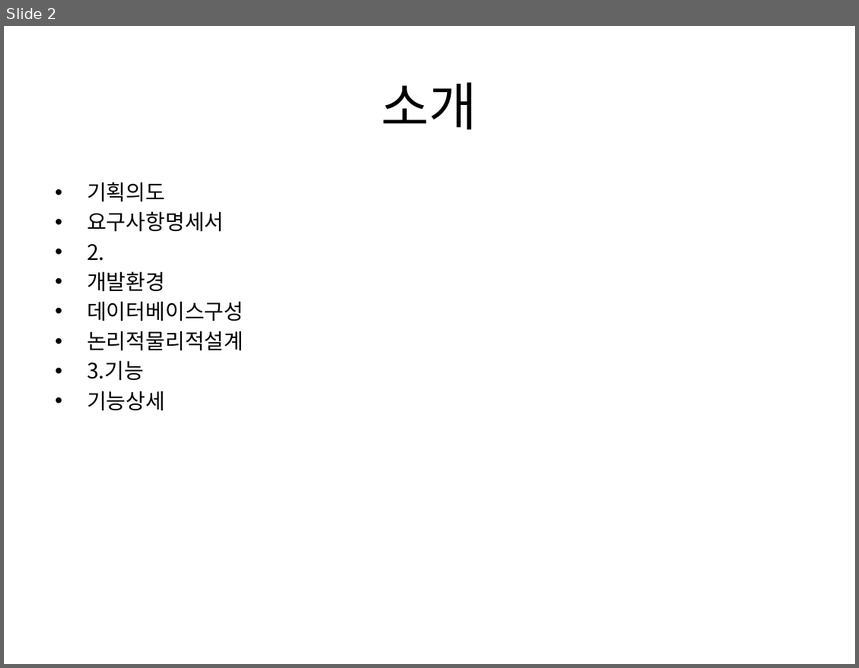
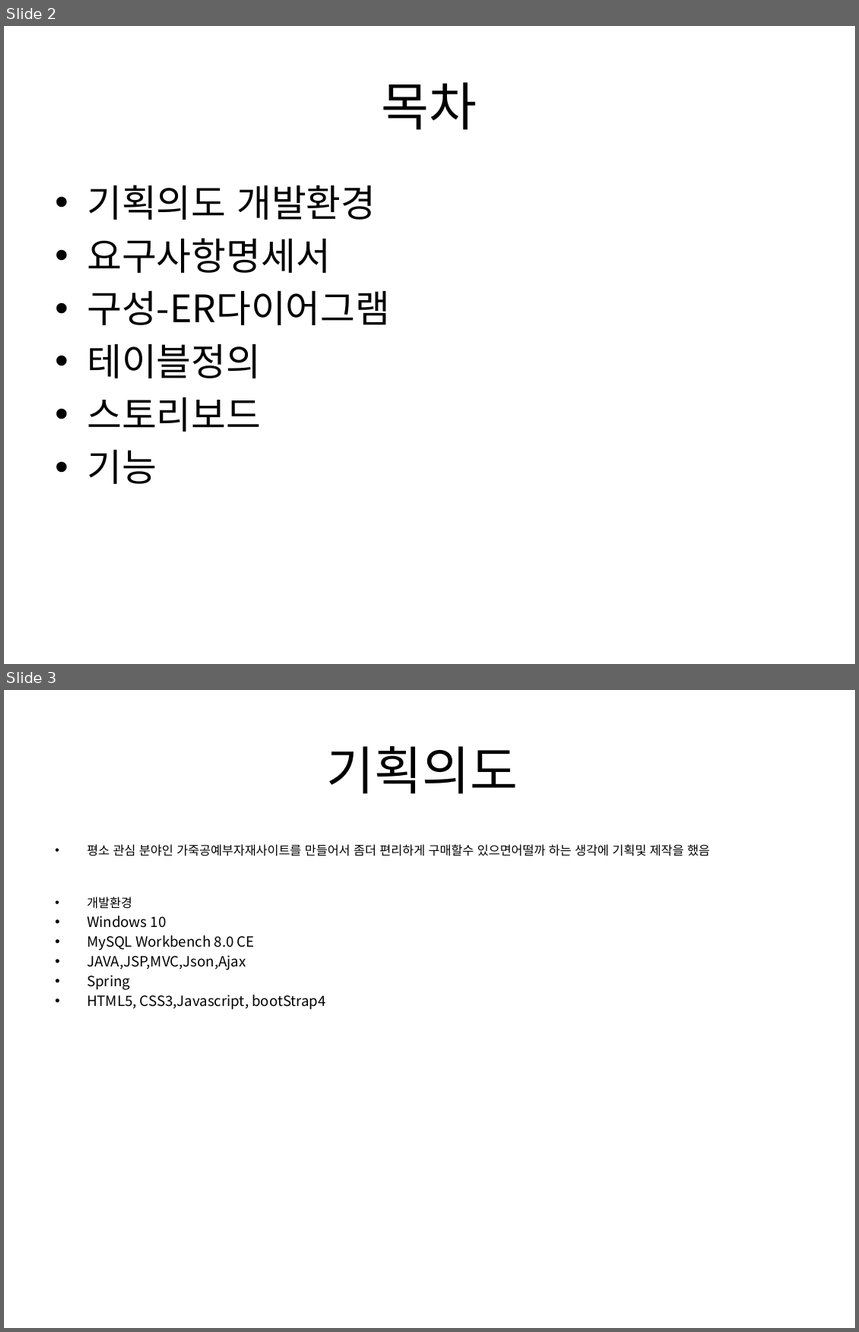
Before and after one commit to yeonjihyo/Leather, a slide deck: leather_last/JH Leather PPT.pptx. Shown one above the other, each under a label of ours: slide 2 before the commit, slides 2 and 3 after it. The pictures are 859x668 and 859x1332 pixels, drawn with LibreOffice and Linux fonts; fonts in the diff are those of the drawing. Boxes give left, top, right and bottom in pixels: in the first picture for what was removed or moved away, otherwise in the second. Text is boxed around its words. In the diff, an @@ line names an element or a change of style, - is before the commit and + after.

```diff
--- a/leather_last/JH Leather PPT.pptx
+++ b/leather_last/JH Leather PPT.pptx
@@ slide 3 added at <box>4,690,855,1328</box>, background #FFFFFF @@
@@ title added at <box>326,746,518,794</box>, 44 pt, text #000000 @@
+기획의도
@@ text added at <box>87,844,710,1010</box>, 12 pt, text #000000 @@
+• 평소 관심 분야인 가죽공예부자재사이트를 만들어서 좀더 편리하게 구매할수 있으면어떨까 하는 생각에 기획및 제작을 했음
+• 개발환경
+• Windows 10
+• MySQL Workbench 8.0 CE
+• JAVA,JSP,MVC,Json,Ajax
+• Spring
+• HTML5, CSS3,Javascript, bootStrap4
@@ slide 2 changed as well @@
@@ title at <box>382,82,477,130</box>: text changed @@
-소개
+목차
@@ text at <box>87,185,376,220</box>: text changed; size 18 to 32 pt @@
-• 기획의도
+• 기획의도 개발환경
@@ text at <box>87,238,331,273</box>: size 18 to 32 pt in "요구사항명세서"; more space between paragraphs @@
@@ text at <box>87,291,390,484</box>: text changed; size 18 to 32 pt @@
-• 2.
-• 개발환경
-• 데이터베이스구성
-• 논리적물리적설계
-• 3.기능
-• 기능상세
+• 구성-ER다이어그램
+• 테이블정의
+• 스토리보드
+• 기능
```
Also in this commit, not shown: 6 other slides changed, 5 other slides added, 31 other files.
